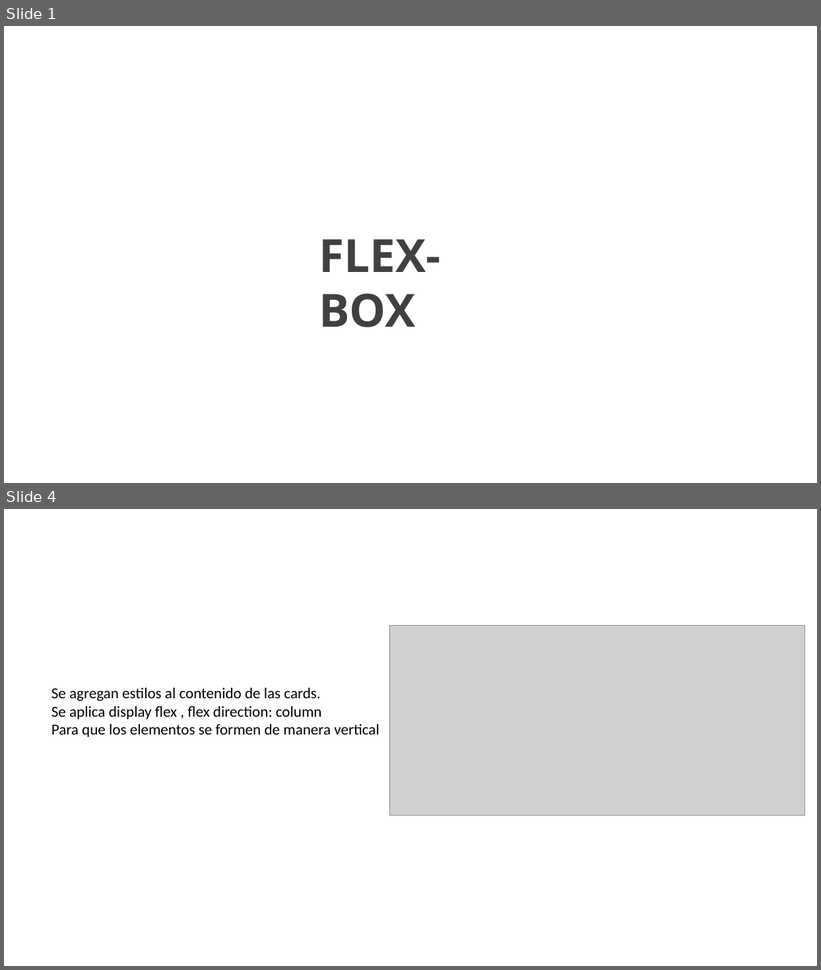
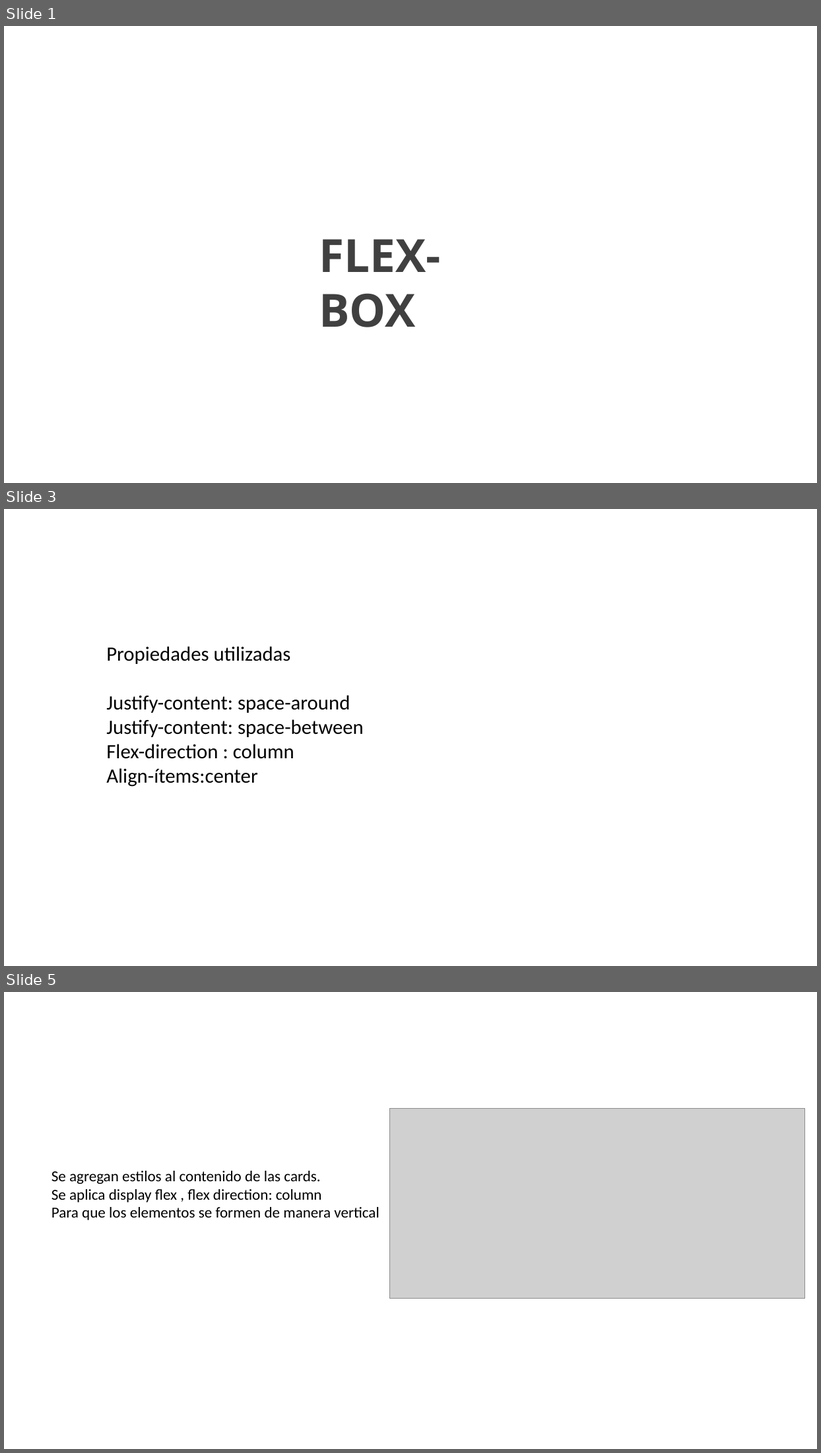
Before and after one commit to jogard24/modificarflexbox, a slide deck: presentacionpptx/flexbox.pptx. Shown one above the other, each under a label of ours: slides 1 and 4 before the commit, slides 1, 3 and 5 after it; the slides between them are not shown. The pictures are 821x970 and 821x1453 pixels, drawn with LibreOffice and Linux fonts; fonts in the diff are those of the drawing; grey boxes stand for pictures; background and template pictures are left out. Boxes give left, top, right and bottom in pixels: in the first picture for what was removed or moved away, otherwise in the second. Text is boxed around its words. In the diff, an @@ line names an element or a change of style, - is before the commit and + after.

```diff
--- a/presentacionpptx/flexbox.pptx
+++ b/presentacionpptx/flexbox.pptx
@@ slide 3 added at box(4, 509, 817, 966), background picture (left out) @@
@@ text added at box(106, 646, 364, 787), 24 pt, text #000000 @@
+Propiedades utilizadas
+Justify-content: space-around
+Justify-content: space-between
+Flex-direction : column
+Align-ítems:center
@@ what was slide 4 is now slide 5 @@
```
Also in this commit, not shown: 2 slides changed, 1 other file.
